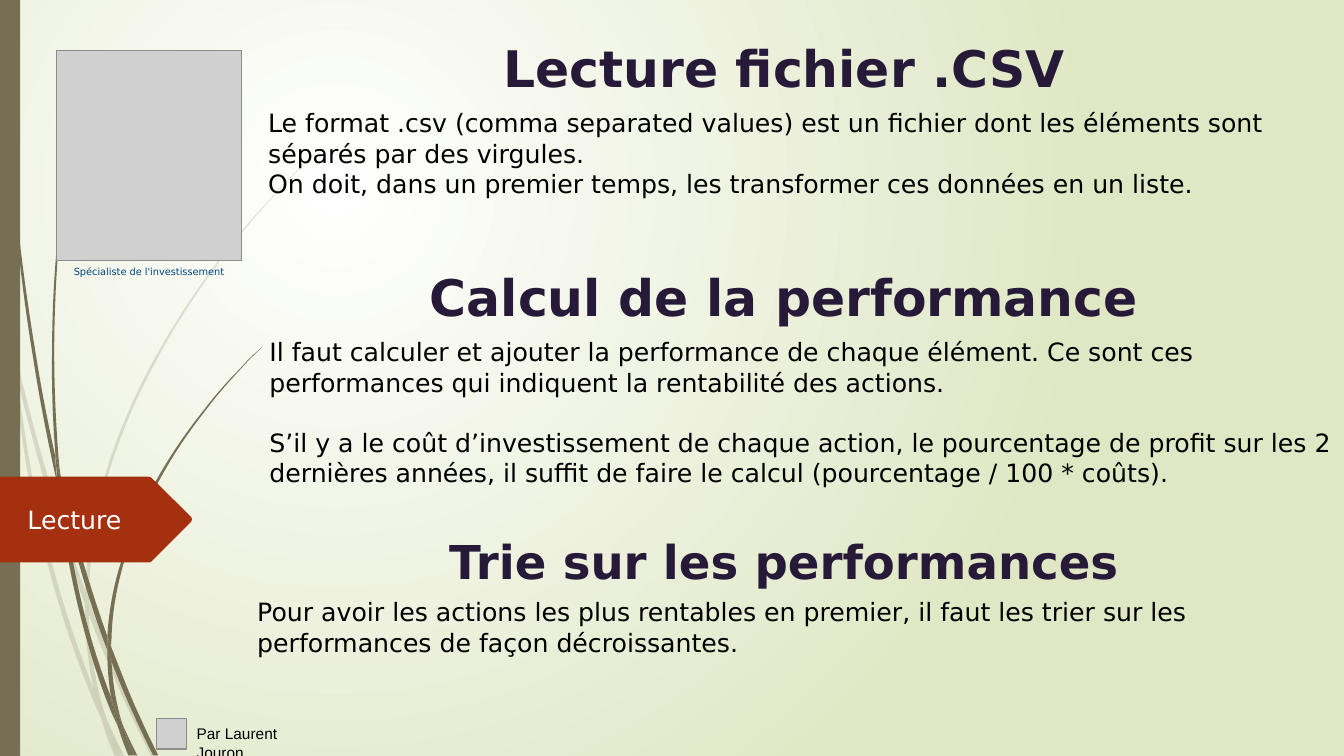
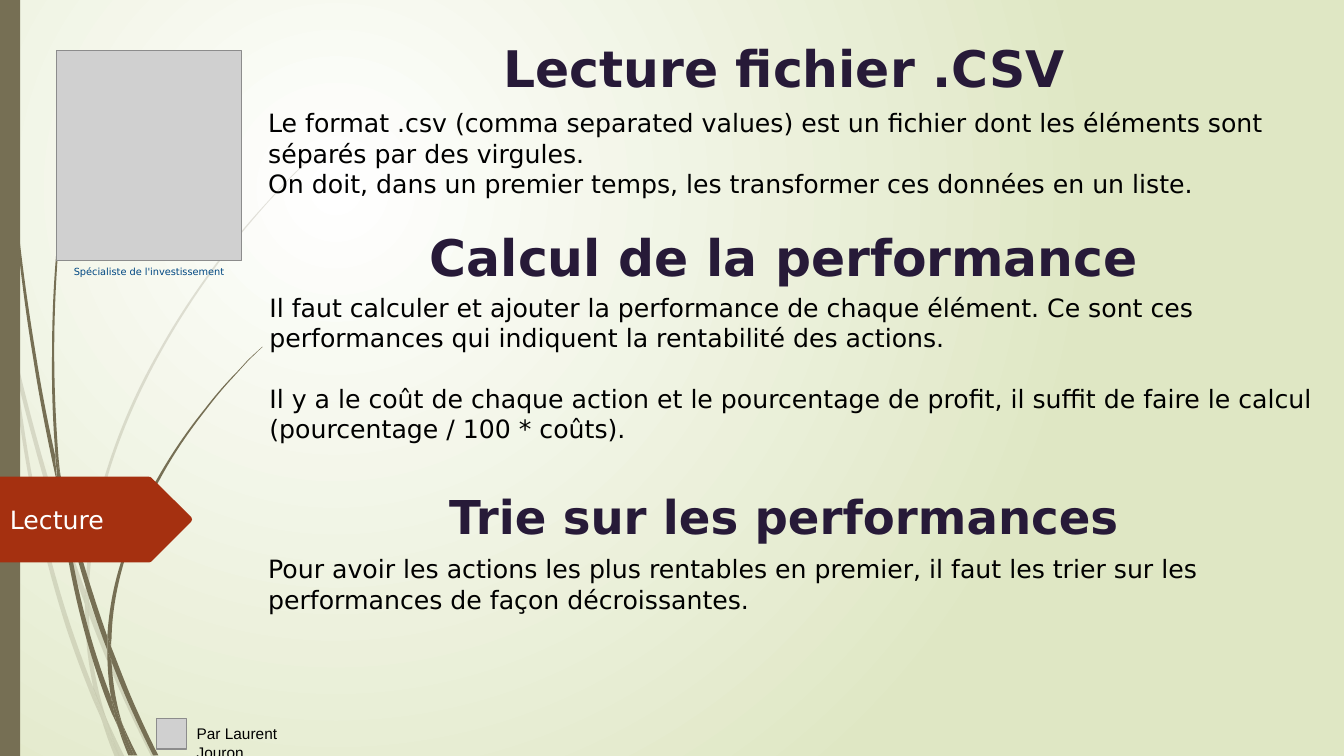
Before and after one commit to LaurentJouron/Python_algo_invest_trade, a slide deck: slide 2 of pptx/algo invest.pptx. Drawn at 1344x756 pixels with LibreOffice and Linux fonts; fonts in the diff are those of the drawing; grey boxes stand for pictures. Boxes give left, top, right and bottom in pixels: in the first picture for what was removed or moved away, otherwise in the second. Text is boxed around its words. In the diff, an @@ line names an element or a change of style, - is before the commit and + after.

```diff
--- a/pptx/algo invest.pptx
+++ b/pptx/algo invest.pptx
@@ text "Calcul de la performance": place and size @@
-text "Calcul de la performance" at box(430, 277, 1138, 327)
+text "Calcul de la performance" at box(430, 237, 1138, 287)
@@ text "Il faut calculer et ajouter ...": place and size @@
-text "Il faut calculer et ajouter ..." at box(269, 341, 1331, 488)
+text "Il faut calculer et ajouter ..." at box(269, 297, 1311, 444)
@@ text at box(269, 388, 1311, 444): text changed @@
-S’il y a le coût d’investissement de chaque action, le pourcentage de profit sur les 2 dernières années, il suffit de faire le calcul (pourcentage / 100 * coûts).
+Il y a le coût de chaque action et le pourcentage de profit, il suffit de faire le calcul (pourcentage / 100 * coûts).
@@ text "Lecture": place and size @@
-text "Lecture" at box(27, 510, 121, 530)
+text "Lecture" at box(10, 510, 104, 530)
@@ text "Trie sur les performances": place and size @@
-text "Trie sur les performances" at box(449, 543, 1119, 589)
+text "Trie sur les performances" at box(449, 498, 1119, 544)
@@ text "Pour avoir les actions les ...": place and size @@
-text "Pour avoir les actions les ..." at box(257, 602, 1186, 658)
+text "Pour avoir les actions les ..." at box(268, 559, 1197, 615)
```
Also in this commit, not shown: 9 other slides changed, 10 slides added, 7 other files.
